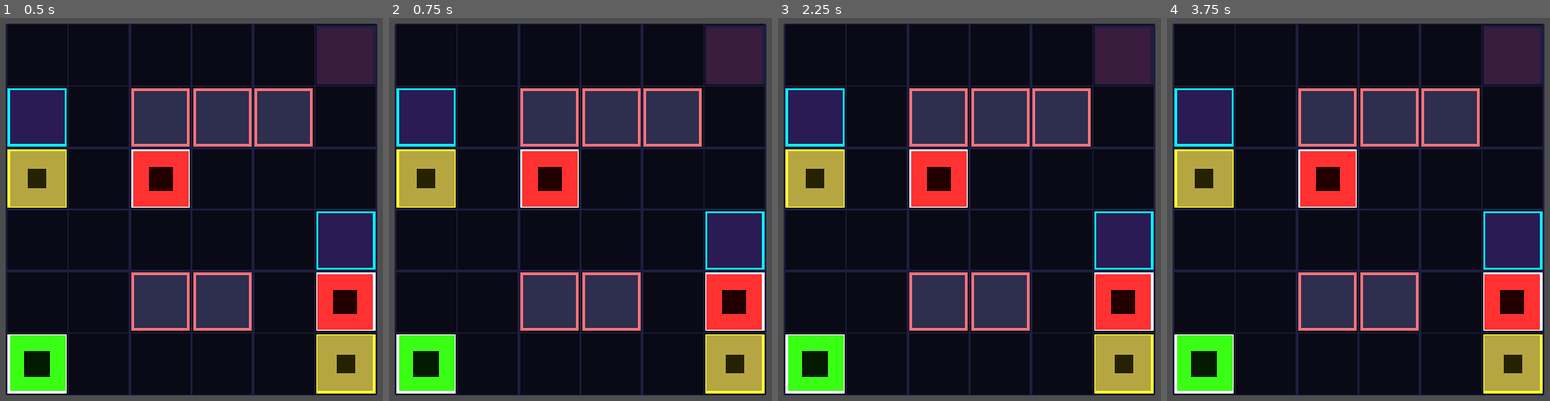
Above: before the commit, frames 1-4 (left to right).
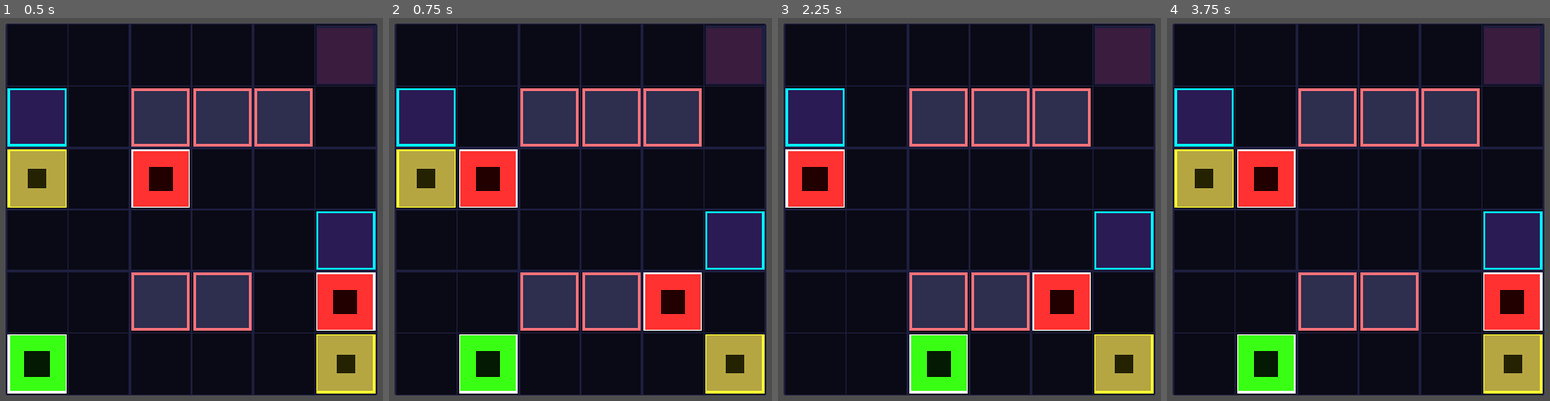
Above: after the commit, the same moments.

Repository: Kartikesh07/grid-walker
Game: Godot game, scene res://main.tscn
The game is run twice, just before and just after one commit, with the same random seed, the same clock (stepped at 60 frames per second) and the same inputs.
Inputs (mouse positions are in pixels of both pictures, inside the frame that each line leads up to):
- Up to frame 1 (0.5 s): no input
- Up to frame 2 (0.75 s): tap Enter at 0.5 s; move the mouse to (672, 171) at 0.52 s; hold Right (ui_right) from 0.53 s (still down); click (672, 171) at 0.67 s
- Up to frame 3 (2.25 s): release Right (ui_right) at 1.25 s; tap Space at 1.25 s; drag from (885, 247) to (950, 358) at 1.27 s; tap Enter at 2 s; move the mouse to (1011, 44) at 2.02 s; hold Right (ui_right) from 2.03 s (still down); click (1011, 44) at 2.17 s
- Up to frame 4 (3.75 s): release Right (ui_right) at 2.75 s; tap Space at 2.75 s; drag from (1339, 358) to (1232, 98) at 2.77 s; tap Enter at 3.5 s; move the mouse to (1484, 320) at 3.52 s; hold Left (ui_left) from 3.53 s (still down); click (1484, 320) at 3.67 s

Frame 1 is identical in both runs. In frame 2, 13% of the frame differs, in the area x 1-99%, y 34-99%; in frame 3, 13%; in frame 4, 8.5%.

Commit message:
feat: implement player input controls, mirrored zombie movement, and wall collision checks

Diff:
--- a/src/core/grid_model.gd
+++ b/src/core/grid_model.gd
@@ -5,171 +5,81 @@
 var width: int = 5
 var height: int = 5
 
-# Cycles / Steps
-var max_cycles: int = 15
-var cycles_remaining: int = 15
-
 # Entity positions
 var admin_pos: Vector2i = Vector2i.ZERO
 var zombie_positions: Array = []
 
-# Static coordinates
+# Static coordinates (stored for the view to draw)
 var wall_positions: Array = []
 var gc_positions: Array = []
 var emp_positions: Array = []
-var exit_pos: Vector2i = Vector2i(4, 4)
+var exit_pos: Vector2i = Vector2i.ZERO
+var exit_unlocked: bool = false # Statically locked for now
 
-# Game states
-var game_over: bool = false
-var victory: bool = false
-var exit_unlocked: bool = false
-var emp_active_turns: int = 0
-
-# Initialize from LevelData
+# Initialize from LevelData (Loading all layouts)
 func initialize(level_data: Resource) -> void:
 	width = level_data.width
 	height = level_data.height
-	max_cycles = level_data.max_cycles
-	cycles_remaining = level_data.max_cycles
-
 	admin_pos = level_data.admin_start_pos
 	zombie_positions = level_data.zombie_start_positions.duplicate()
 	wall_positions = level_data.wall_positions.duplicate()
 	gc_positions = level_data.gc_tile_positions.duplicate()
 	emp_positions = level_data.emp_start_positions.duplicate()
 	exit_pos = level_data.exit_position
+	exit_unlocked = false
 
-	game_over = false
-	victory = false
-	exit_unlocked = zombie_positions.is_empty()
-	emp_active_turns = 0
-
-# Attempt to move. Returns a report of what occurred.
+# Move turn: moves player and moves all zombies (blocked by walls/edges only)
 func move(direction: Vector2i) -> Dictionary:
 	var report = {
 		"success": false,
 		"admin_old": admin_pos,
 		"admin_new": admin_pos,
 		"zombies_old": zombie_positions.duplicate(),
-		"zombies_new": zombie_positions.duplicate(),
-		"deleted_zombies": [],
-		"game_over": game_over,
-		"victory": victory,
-		"exit_unlocked": exit_unlocked,
-		"collected_emp": Vector2i(-1, -1),
-		"emp_active_turns": emp_active_turns
+		"zombies_new": zombie_positions.duplicate()
 	}
 
-	if game_over or victory or cycles_remaining <= 0:
+	# 1. Validate Player proposed move (blocked by walls or grid edges)
+	var proposed_admin_pos = admin_pos + direction
+	if not is_in_bounds(proposed_admin_pos) or proposed_admin_pos in wall_positions:
 		return report
 
-	# 1. Check Admin move validity
-	var proposed_admin_pos = admin_pos + direction
-	if not is_in_bounds(proposed_admin_pos) or proposed_admin_pos in wall_positions:
-		# Blocked - abort turn entirely (no cost, zombies do not move)
-		return report
-
-	# Admin move is valid
+	# Player move is valid
 	report["success"] = true
-	var old_admin_pos = admin_pos
 	admin_pos = proposed_admin_pos
-	cycles_remaining -= 1
 	report["admin_new"] = admin_pos
 
-	# Check for EMP collection
-	var collected_emp = Vector2i(-1, -1)
-	if admin_pos in emp_positions:
-		collected_emp = admin_pos
-		emp_positions.erase(admin_pos)
-		emp_active_turns = 3
-	report["collected_emp"] = collected_emp
-
-	# 2. Move Zombies (mirrored direction unless EMP is active)
+	# 2. Move Zombies in mirrored direction (blocked by walls or grid edges)
 	var old_zombies = zombie_positions.duplicate()
 	var new_zombies: Array = []
 
-	if emp_active_turns > 0:
-		new_zombies = old_zombies.duplicate()
-		emp_active_turns -= 1
-	else:
-		for i in range(old_zombies.size()):
-			var proposed_zombie_pos = old_zombies[i] - direction # Mirrored
-			if is_in_bounds(proposed_zombie_pos) and not proposed_zombie_pos in wall_positions:
-				new_zombies.append(proposed_zombie_pos)
-			else:
-				new_zombies.append(old_zombies[i]) # Remain in place if blocked
+	for i in range(old_zombies.size()):
+		var proposed_zombie_pos = old_zombies[i] - direction # Mirrored
+		if is_in_bounds(proposed_zombie_pos) and not proposed_zombie_pos in wall_positions:
+			new_zombies.append(proposed_zombie_pos)
+		else:
+			new_zombies.append(old_zombies[i]) # Remain in place if blocked
 
 	zombie_positions = new_zombies
 	report["zombies_new"] = zombie_positions.duplicate()
-	report["emp_active_turns"] = emp_active_turns
-
-	# 3. Check for Collisions (Same-Cell & Swapping)
-	# Same cell collision check
-	for new_z_pos in zombie_positions:
-		if new_z_pos == admin_pos:
-			game_over = true
-			break
-
-	# Swapping collision check
-	if not game_over:
-		for i in range(zombie_positions.size()):
-			if admin_pos == old_zombies[i] and zombie_positions[i] == old_admin_pos:
-				game_over = true
-				break
-
-	# 4. Check Garbage Collection Deletion (if not game over)
-	var surviving_zombies: Array = []
-	var deleted: Array = []
-
-	if not game_over:
-		for z_pos in zombie_positions:
-			if z_pos in gc_positions:
-				deleted.append(z_pos)
-			else:
-				surviving_zombies.append(z_pos)
-		zombie_positions = surviving_zombies
-		report["deleted_zombies"] = deleted
-
-	# Update unlock state
-	exit_unlocked = zombie_positions.is_empty()
-	report["exit_unlocked"] = exit_unlocked
-
-	# 5. Check Win/Loss conditions
-	if not game_over:
-		if admin_pos == exit_pos and exit_unlocked:
-			victory = true
-		elif cycles_remaining <= 0 and not victory:
-			game_over = true
-
-	report["game_over"] = game_over
-	report["victory"] = victory
 
 	return report
 
-# Utility to check coordinates
+# Utility to check coordinates boundary
 func is_in_bounds(pos: Vector2i) -> bool:
 	return pos.x >= 0 and pos.x < width and pos.y >= 0 and pos.y < height
 
-# Serialize state for history management
+# Simple serialization for history management
 func serialize_state() -> Dictionary:
 	return {
-		"cycles_remaining": cycles_remaining,
 		"admin_pos": admin_pos,
 		"zombie_positions": zombie_positions.duplicate(),
-		"game_over": game_over,
-		"victory": victory,
-		"exit_unlocked": exit_unlocked,
 		"emp_positions": emp_positions.duplicate(),
-		"emp_active_turns": emp_active_turns
+		"exit_unlocked": exit_unlocked
 	}
 
-# Deserialize state from history management
+# Simple deserialization for history management
 func deserialize_state(state: Dictionary) -> void:
-	cycles_remaining = state["cycles_remaining"]
 	admin_pos = state["admin_pos"]
 	zombie_positions = state["zombie_positions"].duplicate()
-	game_over = state["game_over"]
-	victory = state["victory"]
+	emp_positions = state["emp_positions"].duplicate()
 	exit_unlocked = state["exit_unlocked"]
-	emp_positions = state["emp_positions"].duplicate()
-	emp_active_turns = state["emp_active_turns"]
--- a/src/game_manager.gd
+++ b/src/game_manager.gd
@@ -20,3 +20,13 @@
 
 	# Initialize visual view
 	level_view.setup(model)
+
+	# Connect view input signal
+	level_view.move_requested.connect(_on_move_requested)
+
+func _on_move_requested(direction: Vector2i) -> void:
+	var report = model.move(direction)
+	if report["success"]:
+		print("Player moved to: ", model.admin_pos)
+		# Update visuals instantly
+		level_view.snap_to_state(model)
--- a/src/scenes/level_view.gd
+++ b/src/scenes/level_view.gd
@@ -1,4 +1,7 @@
 extends Node2D
+
+# Signal for player movement request
+signal move_requested(direction: Vector2i)
 
 const TILE_SIZE: float = 80.0
 
@@ -15,12 +18,16 @@
 const COLOR_ZOMBIE = Color("ff3131") # Neon red
 const COLOR_EMP = Color("b5a642") # Neon gold/yellow
 const COLOR_EMP_BORDER = Color("ffff33") # Neon gold border
-const COLOR_ZOMBIE_FROZEN = Color("33ccff") # Neon blue freeze
 
 # Grid specifications
 var grid_width: int = 5
 var grid_height: int = 5
 var grid_origin: Vector2 = Vector2.ZERO
+
+# Input gestures for swipes
+var touch_start_pos: Vector2 = Vector2.ZERO
+var is_dragging: bool = false
+const SWIPE_THRESHOLD: float = 50.0
 
 # Node references
 var admin_sprite: ColorRect = null
@@ -95,6 +102,18 @@
 	for node in emp_nodes.values():
 		node.queue_free()
 	emp_nodes.clear()
+
+func snap_to_state(model: GridModel) -> void:
+	# Instantly snap the Player node
+	if admin_sprite:
+		admin_sprite.position = grid_to_pixel(model.admin_pos)
+
+	# Re-sync Zombie nodes (they could have moved)
+	for node in zombie_nodes.values():
+		node.queue_free()
+	zombie_nodes.clear()
+	for z_pos in model.zombie_positions:
+		create_zombie_visual(z_pos)
 
 func create_emp_visual(grid_pos: Vector2i) -> void:
 	var rect = create_tile_rect(grid_pos, COLOR_EMP, COLOR_EMP_BORDER, 2.0)
@@ -167,3 +186,57 @@
 		var start = grid_origin + Vector2(0, y * TILE_SIZE)
 		var end = grid_origin + Vector2(grid_total_width, y * TILE_SIZE)
 		draw_line(start, end, COLOR_GRID_LINE, 2.0)
+
+func _unhandled_input(event: InputEvent) -> void:
+	# 1. Keyboard Movement (Arrow Keys & WASD)
+	if event is InputEventKey and event.pressed:
+		var dir = Vector2i.ZERO
+		if event.is_action_pressed("ui_up") or event.keycode == KEY_W:
+			dir = Vector2i.UP
+		elif event.is_action_pressed("ui_down") or event.keycode == KEY_S:
+			dir = Vector2i.DOWN
+		elif event.is_action_pressed("ui_left") or event.keycode == KEY_A:
+			dir = Vector2i.LEFT
+		elif event.is_action_pressed("ui_right") or event.keycode == KEY_D:
+			dir = Vector2i.RIGHT
+
+		if dir != Vector2i.ZERO:
+			move_requested.emit(dir)
+
+	# 2. Mouse Drag (Desktop Browser testing)
+	elif event is InputEventMouseButton:
+		if event.button_index == MOUSE_BUTTON_LEFT:
+			if event.pressed:
+				touch_start_pos = event.position
+				is_dragging = true
+			elif is_dragging:
+				var swipe_vector = event.position - touch_start_pos
+				if swipe_vector.length() >= SWIPE_THRESHOLD:
+					process_swipe(swipe_vector)
+				is_dragging = false
+
+	# 3. Touch Screen Drag (Mobile device native testing)
+	elif event is InputEventScreenTouch:
+		if event.pressed:
+			touch_start_pos = event.position
+		else:
+			var swipe_vector = event.position - touch_start_pos
+			if swipe_vector.length() >= SWIPE_THRESHOLD:
+				process_swipe(swipe_vector)
+
+func process_swipe(swipe_vector: Vector2) -> void:
+	var dir = Vector2i.ZERO
+	# Check if horizontal swipe is larger than vertical swipe
+	if abs(swipe_vector.x) > abs(swipe_vector.y):
+		if swipe_vector.x < 0:
+			dir = Vector2i.LEFT
+		else:
+			dir = Vector2i.RIGHT
+	else:
+		if swipe_vector.y < 0:
+			dir = Vector2i.UP
+		else:
+			dir = Vector2i.DOWN
+
+	if dir != Vector2i.ZERO:
+		move_requested.emit(dir)
